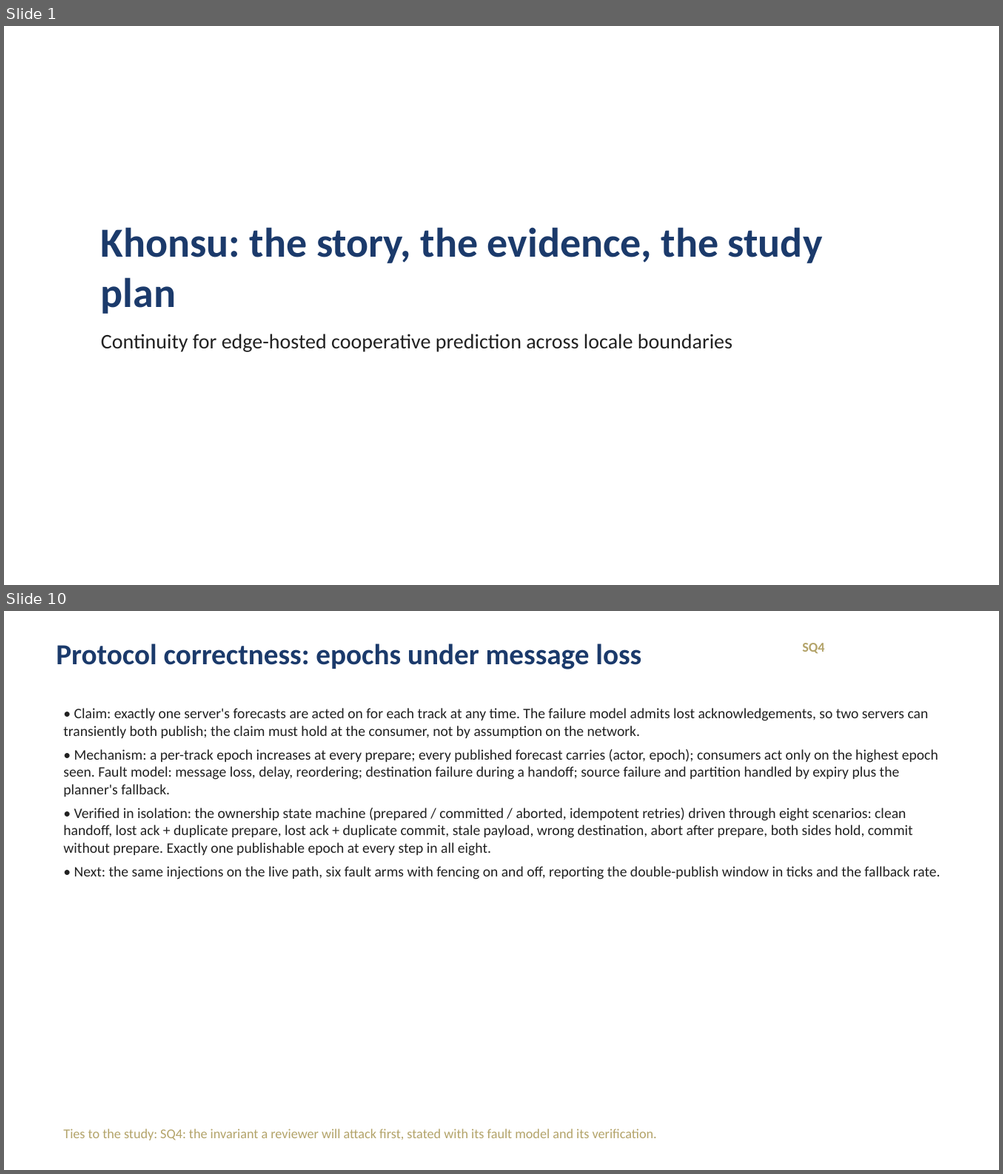
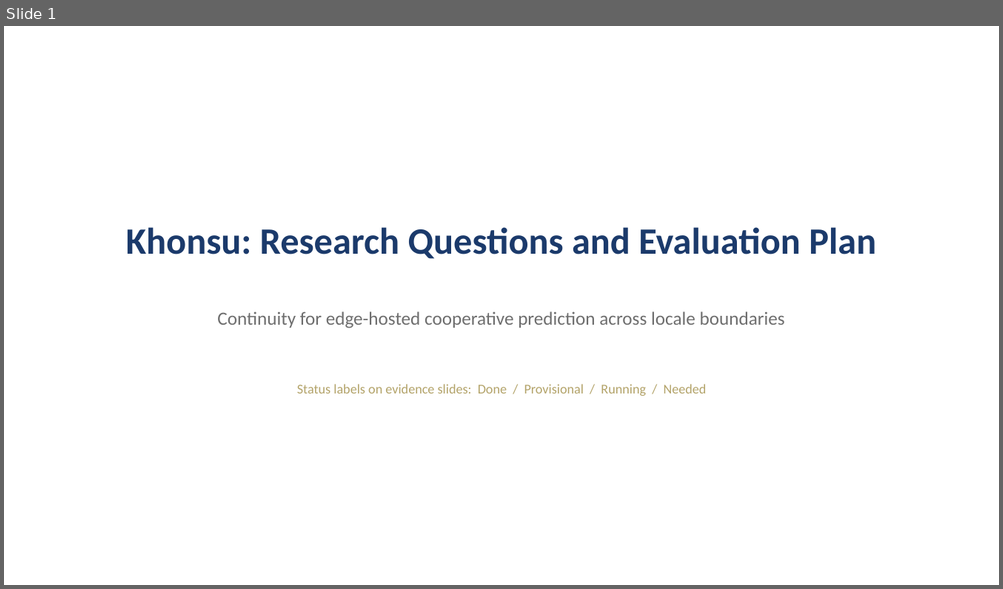
Before and after one commit to tlandle/eCAV, a slide deck: docs/kb/decks/khonsu_story_2026-09-04.pptx. Shown one above the other, each under a label of ours: slides 1 and 10 before the commit, slide 1 after it; the slides between them are not shown. The pictures are 1003x1174 and 1003x589 pixels, drawn with LibreOffice and Linux fonts; fonts in the diff are those of the drawing. Boxes give left, top, right and bottom in pixels: in the first picture for what was removed or moved away, otherwise in the second. Text is boxed around its words. In the diff, an @@ line names an element or a change of style, - is before the commit and + after.

Commit message:
KB deck baseline: RQ-form khonsu_story

```diff
--- a/docs/kb/decks/khonsu_story_2026-09-04.pptx
+++ b/docs/kb/decks/khonsu_story_2026-09-04.pptx
@@ slide 10 removed at (4, 611, 999, 1170), background #FFFFFF @@
@@ text removed at (56, 644, 641, 669) @@
-Protocol correctness: epochs under message loss
@@ text removed at (802, 643, 824, 654) @@
-SQ4
@@ text removed at (63, 708, 940, 880) @@
-• Claim: exactly one server's forecasts are acted on for each track at any time. The failure model admits lost acknowledgements, so two servers can transiently both publish; the claim must hold at the consumer, not by assumption on the network.
-• Mechanism: a per-track epoch increases at every prepare; every published forecast carries (actor, epoch); consumers act only on the highest epoch seen. Fault model: message loss, delay, reordering; destination failure during a handoff; source failure and partition handled by expiry plus the planner's fallback.
-• Verified in isolation: the ownership state machine (prepared / committed / aborted, idempotent retries) driven through eight scenarios: clean handoff, lost ack + duplicate prepare, lost ack + duplicate commit, stale payload, wrong destination, abort after prepare, both sides hold, commit without prepare. Exactly one publishable epoch at every step in all eight.
-• Next: the same injections on the live path, six fault arms with fencing on and off, reporting the double-publish window in ticks and the fallback rate.
@@ text removed at (63, 1129, 657, 1141) @@
-Ties to the study: SQ4: the invariant a reviewer will attack first, stated with its fault model and its verification.
@@ slide 1 changed as well @@
@@ text at (126, 227, 876, 259): text changed; size 40 to 36 pt @@
-Khonsu: the story, the evidence, the study plan
+Khonsu: Research Questions and Evaluation Plan
@@ text "Continuity for edge-hosted cooperative prediction ...": place and size @@
-text "Continuity for edge-hosted cooperative prediction ..." at (101, 334, 732, 352)
+text "Continuity for edge-hosted cooperative prediction ..." at (217, 312, 785, 329)
@@ text "Continuity for edge-hosted cooperative prediction ..." at (217, 312, 785, 329): size 20 to 18 pt, text colour #212121 to #6E6E6E; alignment left to centre; more space between paragraphs @@
@@ text added at (297, 384, 706, 396), 13 pt, text #B3A369 @@
+Status labels on evidence slides: Done / Provisional / Running / Needed
```
Also in this commit, not shown: 5 other slides changed, 10 slides added, 8 other slides removed.
